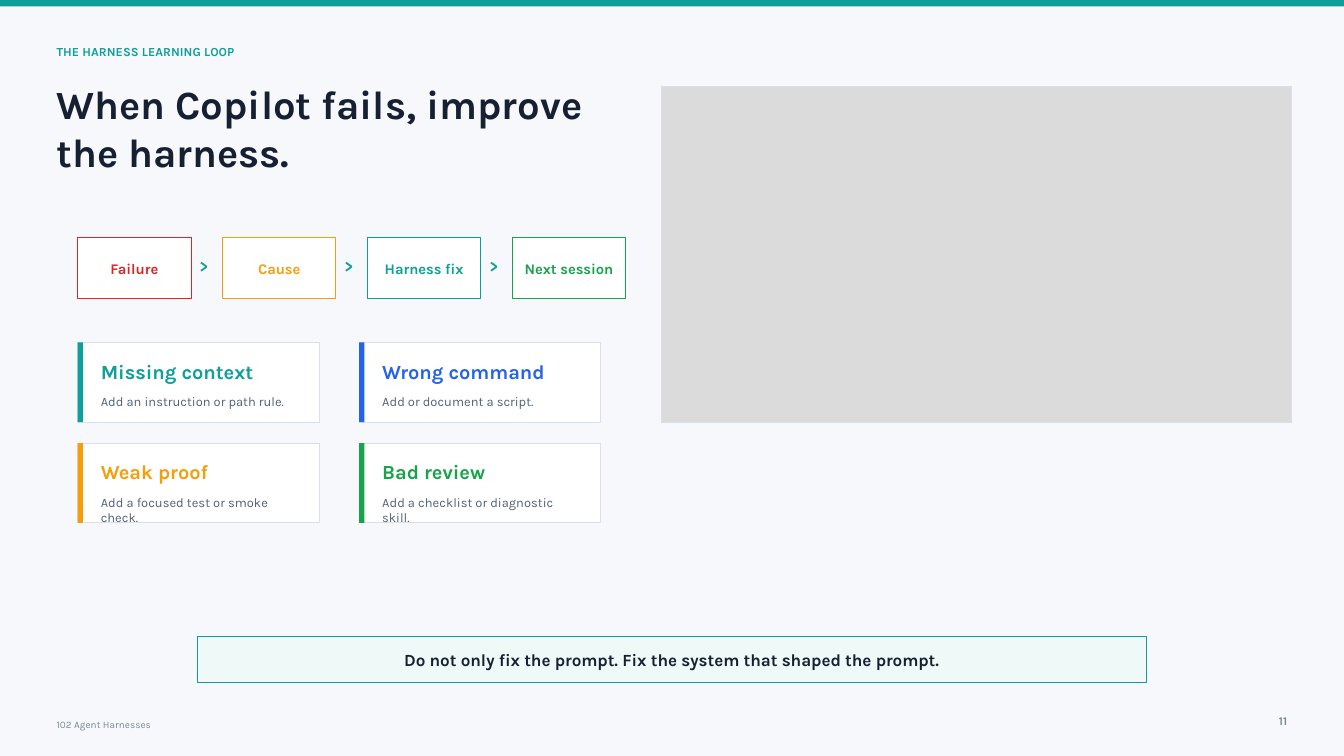
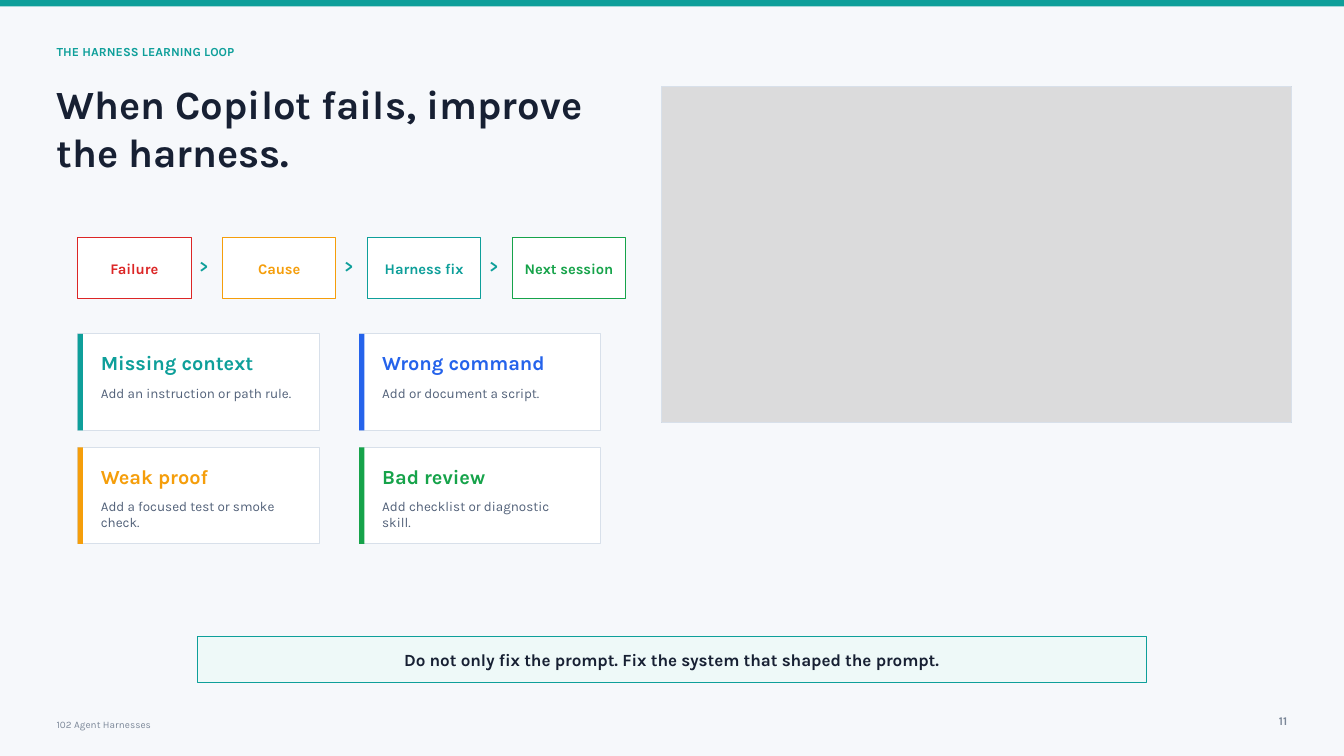
Before and after one commit to Cmcd9155/101-ai-basics-for-developers-presentation, a slide deck: slide 11 of presentations/102/deck/102-agent-harnesses.pptx. Drawn at 1344x756 pixels with LibreOffice and Linux fonts; fonts in the diff are those of the drawing; grey boxes stand for pictures. Boxes give left, top, right and bottom in pixels: in the first picture for what was removed or moved away, otherwise in the second. Text is boxed around its words. In the diff, an @@ line names an element or a change of style, - is before the commit and + after.

Commit message:
Fix slide 11 card padding

```diff
--- a/presentations/102/deck/102-agent-harnesses.pptx
+++ b/presentations/102/deck/102-agent-harnesses.pptx
@@ rectangle: place and size @@
-rectangle at box(78, 343, 320, 422)
+rectangle at box(78, 334, 320, 431)
@@ rectangle: place and size @@
-rectangle at box(78, 343, 83, 422)
+rectangle at box(78, 334, 83, 431)
@@ rectangle: place and size @@
-rectangle at box(359, 343, 601, 422)
+rectangle at box(359, 334, 601, 431)
@@ rectangle: place and size @@
-rectangle at box(359, 343, 364, 422)
+rectangle at box(359, 334, 364, 431)
@@ size 9.2 to 9.6 pt in 3 elements at box(101, 502, 274, 527), box(101, 389, 291, 401), box(382, 389, 539, 401) @@
@@ 4 texts: place and size @@
-4 texts at box(101, 365, 545, 409)
+4 texts at box(101, 356, 545, 401)
@@ rectangle: place and size @@
-rectangle at box(78, 444, 320, 523)
+rectangle at box(78, 448, 320, 544)
@@ rectangle: place and size @@
-rectangle at box(78, 444, 83, 523)
+rectangle at box(78, 448, 83, 544)
@@ rectangle: place and size @@
-rectangle at box(359, 444, 601, 523)
+rectangle at box(359, 448, 601, 544)
@@ rectangle: place and size @@
-rectangle at box(359, 444, 364, 523)
+rectangle at box(359, 448, 364, 544)
@@ text "Weak proof": place and size @@
-text "Weak proof" at box(101, 465, 208, 484)
+text "Weak proof" at box(101, 470, 208, 489)
@@ text "Bad review": place and size @@
-text "Bad review" at box(382, 465, 485, 480)
+text "Bad review" at box(382, 470, 485, 485)
@@ text at box(382, 502, 549, 527): text changed; size 9.2 to 9.6 pt @@
-Add a checklist or diagnostic skill.
+Add checklist or diagnostic skill.
```
Also in this commit, not shown: 6 other files.
